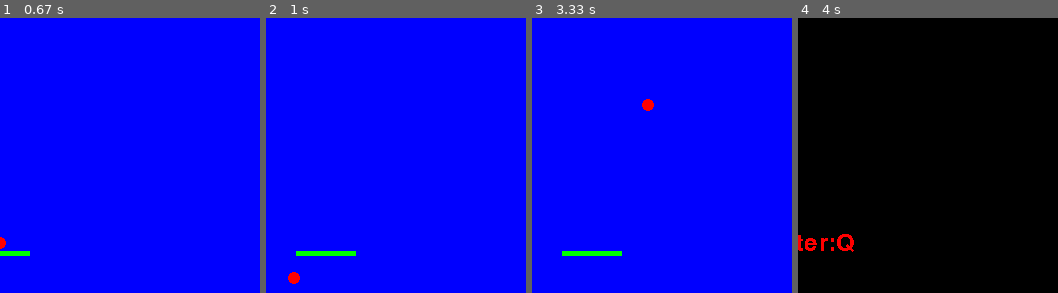
Above: before the commit, frames 1-4 (left to right).
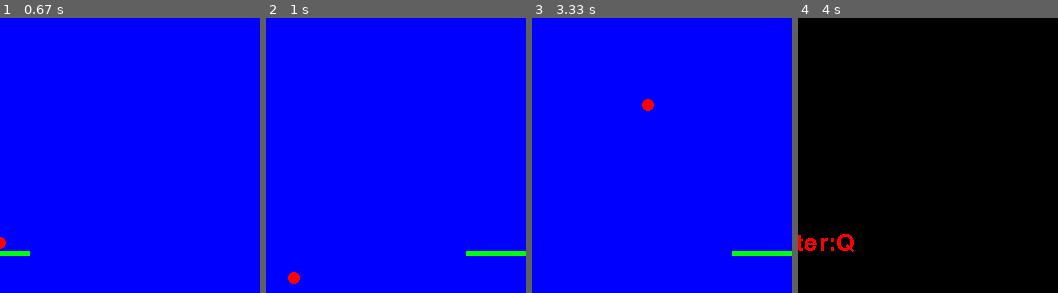
Above: after the commit, the same moments.

Repository: Killy85/game_ai_trainer
Game: pygame game, started from game/game_adapted.py
Two runs of this game, one before a commit and one after it. Both use one fixed random seed, a clock stepped at 60 frames per second and the inputs below.
Inputs:
- Up to frame 1 (0.67 s): hold N from 0.33 s (still down); hold Right from 0.33 s (still down)
- Up to frame 2 (1 s): release N at 0.8 s; release Right at 0.8 s; hold Enter from 0.88 s (still down); hold Right from 0.88 s (still down)
- Up to frame 3 (3.33 s): release Enter at 1.35 s; release Right at 1.35 s; hold Esc 1.43-1.9 s; hold Right 1.43-1.9 s; type "a" at 1.98 s; type "nn" at 2.08 s; tap Enter at 2.32 s; hold P 2.53-3 s; hold Right 2.53-3 s; hold P from 3.08 s (still down); hold Right from 3.08 s (still down)
- Up to frame 4 (4 s): release P at 3.55 s; release Right at 3.55 s; hold Esc from 3.63 s (still down); hold Right from 3.63 s (still down)
The pictures show only the part of the screen within x 50-100%, y 50-100%; the shares and areas given below are measured in that part.

Frame 1 is identical in both runs. In frame 2, 0.8% of the frame differs, in the area x 11-100%, y 84-87%; in frame 3, 0.8%; in frame 4, nothing differs.

Commit message:
put second update frames in functions

Diff:
--- a/game/game_adapted.py
+++ b/game/game_adapted.py
@@ -14,6 +14,12 @@
 
 """
 
+# couleurs
+black = (0, 0, 0)
+red = (255, 0, 0)
+green = (0, 255, 0)
+blue = (0, 0, 255)
+white = (255, 255, 255)
 
 #Fonction pour charger les images
 def load_image(name, colorkey=None):
@@ -139,6 +145,7 @@
         if self.flag == 'p':
             self.flag = 1
 
+
 class Game_adapted():
 
     def __init__(self):
@@ -184,140 +191,138 @@
         b.pause()
         j.pause()
 
+    def update_frame(self):
+        for self.e in event.get():
+            if self.e.type == KEYDOWN and (self.e.unicode == 'q' or self.e.unicode == 'Q'):
+                self.flag1 = False
+            if self.e.type == KEYDOWN and (self.e.unicode == 'n' or self.e.unicode == 'N'):
+                global b, j, brs
+                b, j, self.bs, self.js, brs = self.initialisation(self.screen)
+                flag2 = True
+                self.leftDown = False
+                self.rightDown = False
+                while flag2:
+                    self.chrono.tick(60)
+                    for self.e in event.get():
+                        if self.e.type == KEYDOWN and self.e.key == K_ESCAPE:
+                            # Retour au menu précédent
+                            flag2 = False
+                        if self.e.type == KEYDOWN and self.e.key == K_RETURN:
+                            # Lancement de la partie
+                            self.start()
+                        if self.e.type == KEYDOWN and self.e.key == K_p:
+                            # La partie entre en pause
+                            self.pause()
+                            msg4 = self.cadre.render('PAUSE', 0, black)
+                            pos_msg4 = msg4.get_rect()
+                            pos_msg4.center = self.area.center
+                            self.screen.blit(msg4, pos_msg4)
+                            display.flip()
+                            flag3 = True
+                            while flag3:
+                                for e in event.get():
+                                    if e.type == KEYDOWN and e.key == K_p:
+                                        flag3 = False
+                            self.pause()
+                    # Contréler la raquette
+                    if self.e.type == KEYDOWN:
+                        if self.e.key == K_RIGHT:
+                            j.right(self.rightDown)
+                            rightDown = True
+                    if self.e.type == KEYUP:
+                        if self.e.key == K_RIGHT:
+                            rightDown = False
+                    if self.e.type == KEYDOWN:
+                        if self.e.key == K_LEFT:
+                            j.left(self.leftDown)
+                            leftDown = True
+                    if self.e.type == KEYUP:
+                        if self.e.key == K_LEFT:
+                            leftDown = False
+                    if j.vies == 0:
+                        # Si le joueur n'a plus de vies
+                        msg5 = self.cadre.render("Vous avez perdu. Votre score:", 0, black)
+                        msg6 = self.cadre.render(str(j.score), 0, black)
+                        pos_msg5 = msg5.get_rect()
+                        pos_msg5.center = self.area.center
+                        pos_msg6 = msg6.get_rect()
+                        pos_msg6.center = self.area.center
+                        pos_msg6.centery = self.area.centery + 50
+                        # Affichage à l'écran
+                        self.screen.fill(red)
+                        self.screen.blit(msg5, pos_msg5)
+                        self.screen.blit(msg6, pos_msg6)
+                        display.flip()
+                        flag4 = True
+                        while flag4:
+                            for self.e in event.get():
+                                if self.e.type == KEYDOWN and self.e.key == K_ESCAPE:
+                                    flag4 = False
+                                    flag2 = False
+                    if len(brs) == 0:
+                        # S'il n'y a plus de briques
+                        msg7 = self.cadre.render("Vous avez gagné. Votre score:",
+                                            0, black)
+                        msg8 = self.cadre.render(str(j.score), 0, black)
+                        pos_msg7 = msg7.get_rect()
+                        pos_msg7.center = self.area.center
+                        pos_msg8 = msg8.get_rect()
+                        pos_msg8.center = self.area.center
+                        pos_msg8.centery = self.area.centery + 50
+                        # Affichage à l'écran
+                        self.screen.fill(green)
+                        self.screen.blit(msg7, pos_msg7)
+                        self.screen.blit(msg8, pos_msg8)
+                        display.flip()
+                        flag5 = True
+                        while flag5:
+                            for e in event.get():
+                                if e.type == KEYDOWN and e.key == K_ESCAPE:
+                                    flag5 = False
+                                    flag2 = False
+                    # Rafraichissement de l'écran pendant le jeu
+                    self.screen.fill(blue)
+                    self.bs.update()
+                    self.js.update()
+                    self.bs.draw(self.screen)
+                    self.js.draw(self.screen)
+                    brs.draw(self.screen)
+                    display.flip()
+        # Rafrachissement de l'écran d'accueil
+        self.screen.fill(black)
+        self.screen.blit(self.message, self.pos_message)
+        self.screen.blit(self.quitmsg, self.pos_quitmsg)
+        self.screen.blit(self.msg1, self.pos_msg1)
+        display.flip()
+
+
     def main(self):
-        #couleurs
-        black = (0, 0, 0)
-        red = (255, 0, 0)
-        green = (0, 255, 0)
-        blue = (0, 0, 255)
-        white = (255, 255, 255)
         #Initialisation de l'écran
         init()
-        screen = display.set_mode((520, 550))
+        self.screen = display.set_mode((520, 550))
         display.set_caption('Casse Briques v.1.1.')
         icon, icon_rect = load_image('icon.GIF')
         display.set_icon(icon)
-        area = screen.get_rect()
-        screen.fill((0, 0, 0))
+        self.area = self.screen.get_rect()
+        self.screen.fill((0, 0, 0))
         display.flip()
         #Accueil
-        cadre = font.Font(None, 35)
-        message = cadre.render("Bienvenue dans Casse Briques v.1.1.", 0, white)
-        quitmsg = cadre.render("Quitter:Q", 0, red)
-        pos_message = message.get_rect()
-        pos_message.center = area.center
-        pos_message.centery = 50
-        pos_quitmsg = quitmsg.get_rect()
-        pos_quitmsg.center = area.center
-        pos_quitmsg.centery = 500
-        msg1 = cadre.render("Nouvelle partie : N", 0, green)
-        pos_msg1 = msg1.get_rect()
-        pos_msg1.topleft = (50, 200)
-        chrono = time.Clock()
-        flag1 = True
-        while flag1:
-            for e in event.get():
-                if e.type == KEYDOWN and (e.unicode == 'q' or e.unicode == 'Q'):
-                    flag1 = False
-                if e.type == KEYDOWN and (e.unicode == 'n' or e.unicode == 'N'):
-                    global b, j, brs
-                    b, j, bs, js, brs = self.initialisation(screen)
-                    flag2 = True
-                    leftDown = False
-                    rightDown = False
-                    while flag2:
-                        chrono.tick(60)
-                        for e in event.get():
-                            if e.type == KEYDOWN and e.key == K_ESCAPE:
-                                #Retour au menu précédent
-                                flag2 = False
-                            if e.type == KEYDOWN and e.key == K_RETURN:
-                                #Lancement de la partie
-                                self.start()
-                            if e.type == KEYDOWN and e.key == K_p:
-                                #La partie entre en pause
-                                self.pause()
-                                msg4 = cadre.render('PAUSE', 0, black)
-                                pos_msg4 = msg4.get_rect()
-                                pos_msg4.center = area.center
-                                screen.blit(msg4, pos_msg4)
-                                display.flip()
-                                flag3 = True
-                                while flag3:
-                                    for e in event.get():
-                                        if e.type == KEYDOWN and e.key == K_p:
-                                            flag3 = False
-                                self.pause()
-                        #Contréler la raquette
-                        if e.type == KEYDOWN:
-                            if e.key == K_RIGHT:
-                                j.right(rightDown)
-                                rightDown = True
-                        if e.type == KEYUP:
-                            if e.key == K_RIGHT:
-                                rightDown = False
-                        if e.type == KEYDOWN:
-                            if e.key == K_LEFT:
-                                j.left(leftDown)
-                                leftDown = True
-                        if e.type == KEYUP:
-                            if e.key == K_LEFT:
-                                leftDown = False
-                        if j.vies == 0:
-                            #Si le joueur n'a plus de vies
-                            msg5 = cadre.render("Vous avez perdu. Votre score:", 0, black)
-                            msg6 = cadre.render(str(j.score), 0, black)
-                            pos_msg5 = msg5.get_rect()
-                            pos_msg5.center = area.center
-                            pos_msg6 = msg6.get_rect()
-                            pos_msg6.center = area.center
-                            pos_msg6.centery = area.centery + 50
-                            #Affichage à l'écran
-                            screen.fill(red)
-                            screen.blit(msg5, pos_msg5)
-                            screen.blit(msg6, pos_msg6)
-                            display.flip()
-                            flag4 = True
-                            while flag4:
-                                for e in event.get():
-                                    if e.type == KEYDOWN and e.key == K_ESCAPE:
-                                        flag4 = False
-                                        flag2 = False
-                        if len(brs) == 0:
-                            #S'il n'y a plus de briques
-                            msg7 = cadre.render("Vous avez gagné. Votre score:",
-                                                0, black)
-                            msg8 = cadre.render(str(j.score), 0, black)
-                            pos_msg7 = msg7.get_rect()
-                            pos_msg7.center = area.center
-                            pos_msg8 = msg8.get_rect()
-                            pos_msg8.center = area.center
-                            pos_msg8.centery = area.centery + 50
-                            #Affichage à l'écran
-                            screen.fill(green)
-                            screen.blit(msg7, pos_msg7)
-                            screen.blit(msg8, pos_msg8)
-                            display.flip()
-                            flag5 = True
-                            while flag5:
-                                for e in event.get():
-                                    if e.type == KEYDOWN and e.key == K_ESCAPE:
-                                        flag5 = False
-                                        flag2 = False
-                        #Rafraichissement de l'écran pendant le jeu
-                        screen.fill(blue)
-                        bs.update()
-                        js.update()
-                        bs.draw(screen)
-                        js.draw(screen)
-                        brs.draw(screen)
-                        display.flip()
-            #Rafrachissement de l'écran d'accueil
-            screen.fill(black)
-            screen.blit(message, pos_message)
-            screen.blit(quitmsg, pos_quitmsg)
-            screen.blit(msg1, pos_msg1)
-            display.flip()
+        self.cadre = font.Font(None, 35)
+        self.message = self.cadre.render("Bienvenue dans Casse Briques v.1.1.", 0, white)
+        self.quitmsg = self.cadre.render("Quitter:Q", 0, red)
+        self.pos_message = self.message.get_rect()
+        self.pos_message.center = self.area.center
+        self.pos_message.centery = 50
+        self.pos_quitmsg = self.quitmsg.get_rect()
+        self.pos_quitmsg.center = self.area.center
+        self.pos_quitmsg.centery = 500
+        self.msg1 = self.cadre.render("Nouvelle partie : N", 0, green)
+        self.pos_msg1 = self.msg1.get_rect()
+        self.pos_msg1.topleft = (50, 200)
+        self.chrono = time.Clock()
+        self.flag1 = True
+        while self.flag1:
+            self.update_frame()
         quit()
 
 if __name__ == '__main__':
